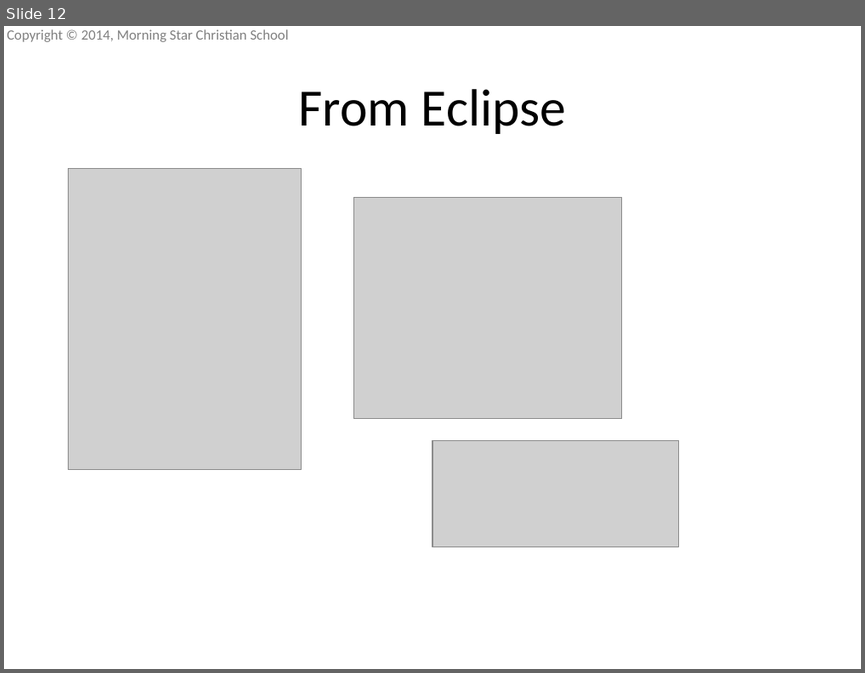
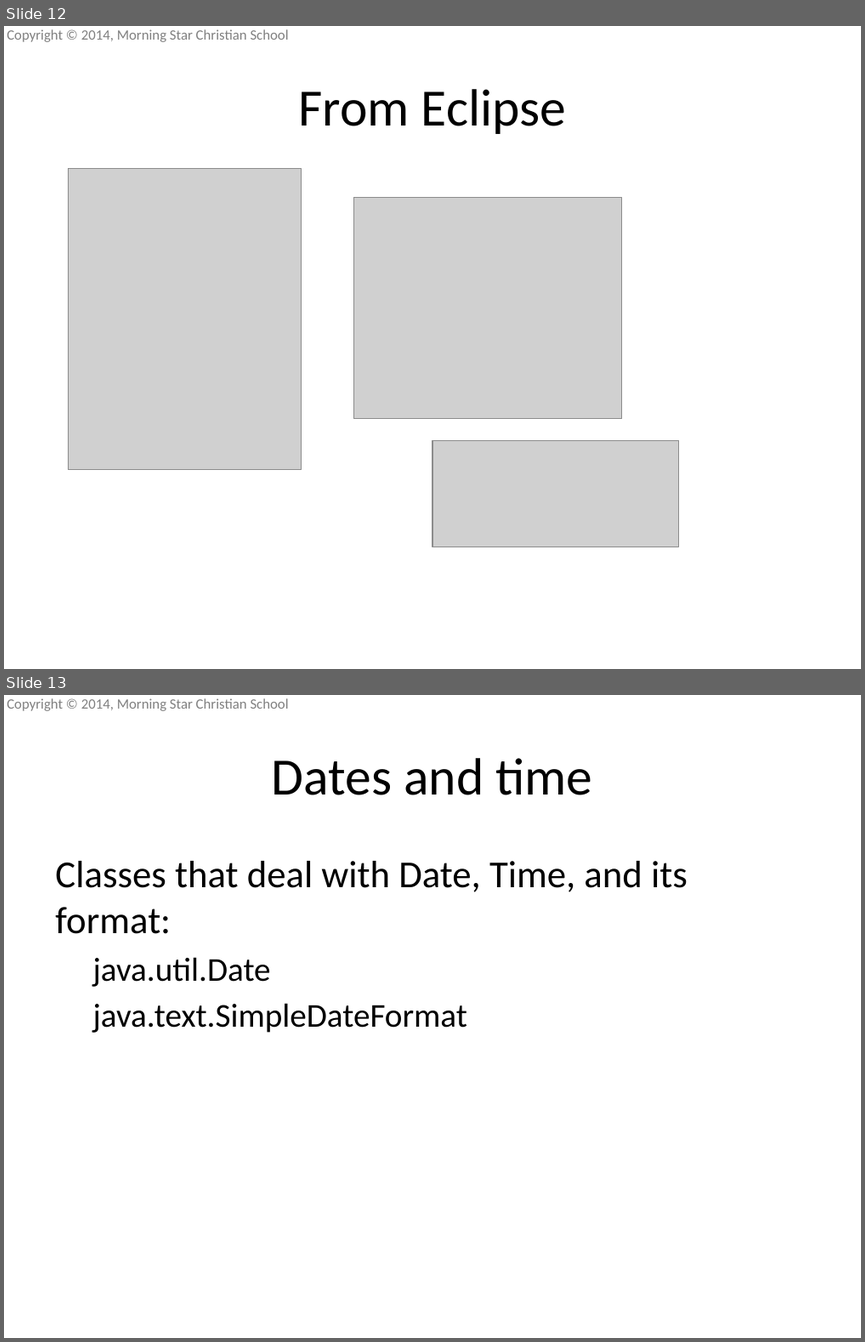
Before and after one commit to mscsbend/presentations, a slide deck: Lesson 5.pptx. Shown one above the other, each under a label of ours: slide 12 before the commit, slides 12 and 13 after it. The pictures are 865x673 and 865x1342 pixels, drawn with LibreOffice and Linux fonts; fonts in the diff are those of the drawing; grey boxes stand for pictures; background and template pictures are left out. Boxes give left, top, right and bottom in pixels: in the first picture for what was removed or moved away, otherwise in the second. Text is boxed around its words. In the diff, an @@ line names an element or a change of style, - is before the commit and + after.

Commit message:
Added Date and times and method overloading

```diff
--- a/Lesson 5.pptx
+++ b/Lesson 5.pptx
@@ slide 13 added at (4, 695, 861, 1338), background picture (left out); not listed: 1 template element that a slide beside it also shows @@
@@ title added at (272, 758, 592, 795), 44 pt, text #000000 @@
+Dates and time
@@ text added at (55, 861, 687, 1032), 32 pt, text #000000 @@
+Classes that deal with Date, Time, and its format:
+  java.util.Date
+  java.text.SimpleDateFormat
```
Also in this commit, not shown: 1 slide changed, 6 other slides added.
